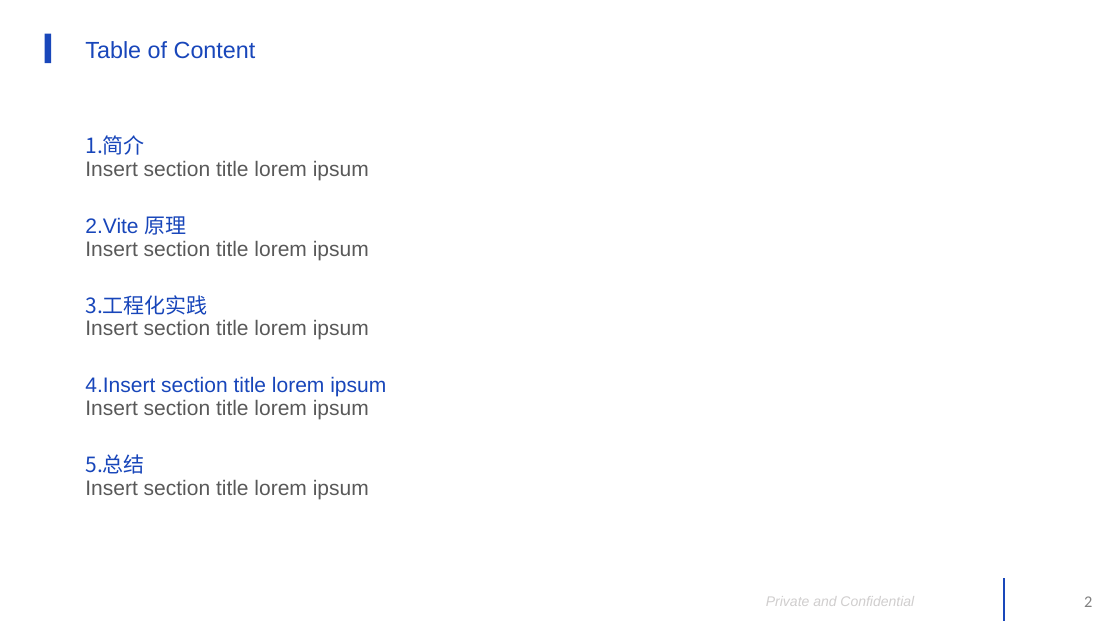
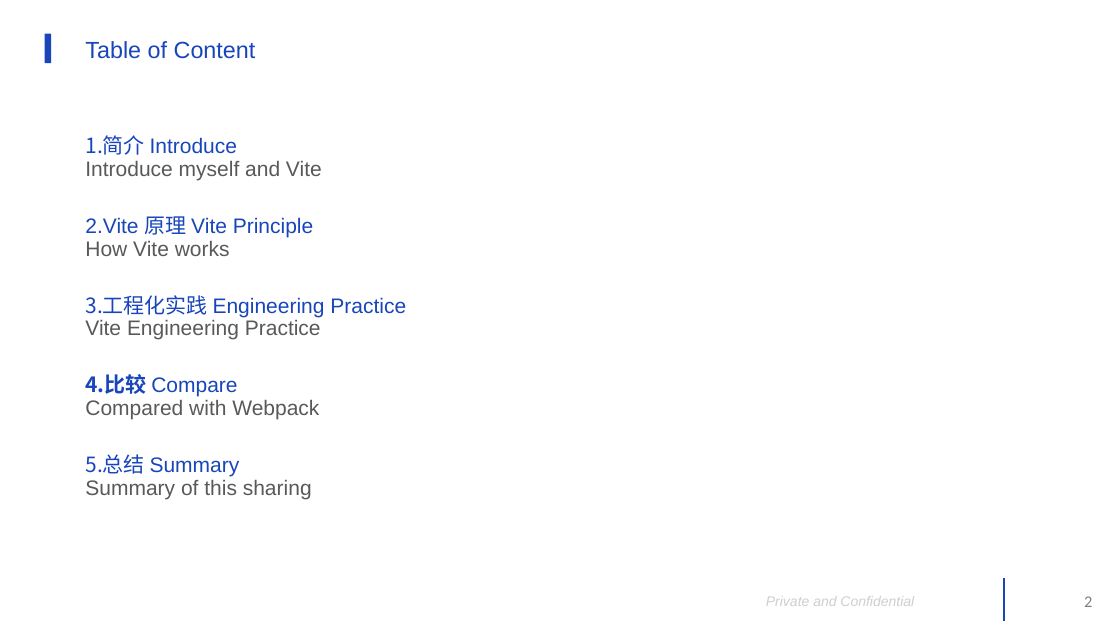
Before and after one commit to season19840122/Course, a slide deck: slide 2 of Vite2 项目工程化和原理剖析/Vite Engineering Practice.pptx. Drawn at 1120x630 pixels with LibreOffice and Linux fonts; fonts in the diff are those of the drawing; background and template pictures are left out. Boxes give left, top, right and bottom in pixels: in the first picture for what was removed or moved away, otherwise in the second. Text is boxed around its words. In the diff, an @@ line names an element or a change of style, - is before the commit and + after.

Commit message:
update Vite 工程化实践.pptx and vite-engineering-practice project

```diff
--- a/Vite2 项目工程化和原理剖析/Vite Engineering Practice.pptx
+++ b/Vite2 项目工程化和原理剖析/Vite Engineering Practice.pptx
@@ text at <box>85,135,406,499</box>: text changed @@
-1. 简介
-Insert section title lorem ipsum
-2. Vite 原理
-Insert section title lorem ipsum
-3. 工程化实践
-Insert section title lorem ipsum
-4. Insert section title lorem ipsum
-Insert section title lorem ipsum
-5. 总结
-Insert section title lorem ipsum
+1. 简介 Introduce
+Introduce myself and Vite
+2. Vite 原理 Vite Principle
+How Vite works
+3. 工程化实践 Engineering Practice
+Vite Engineering Practice
+4. 比较 Compare
+Compared with Webpack
+5. 总结 Summary
+Summary of this sharing
```
Also in this commit, not shown: 21 slides added, 9 slides removed, 39 other files.
